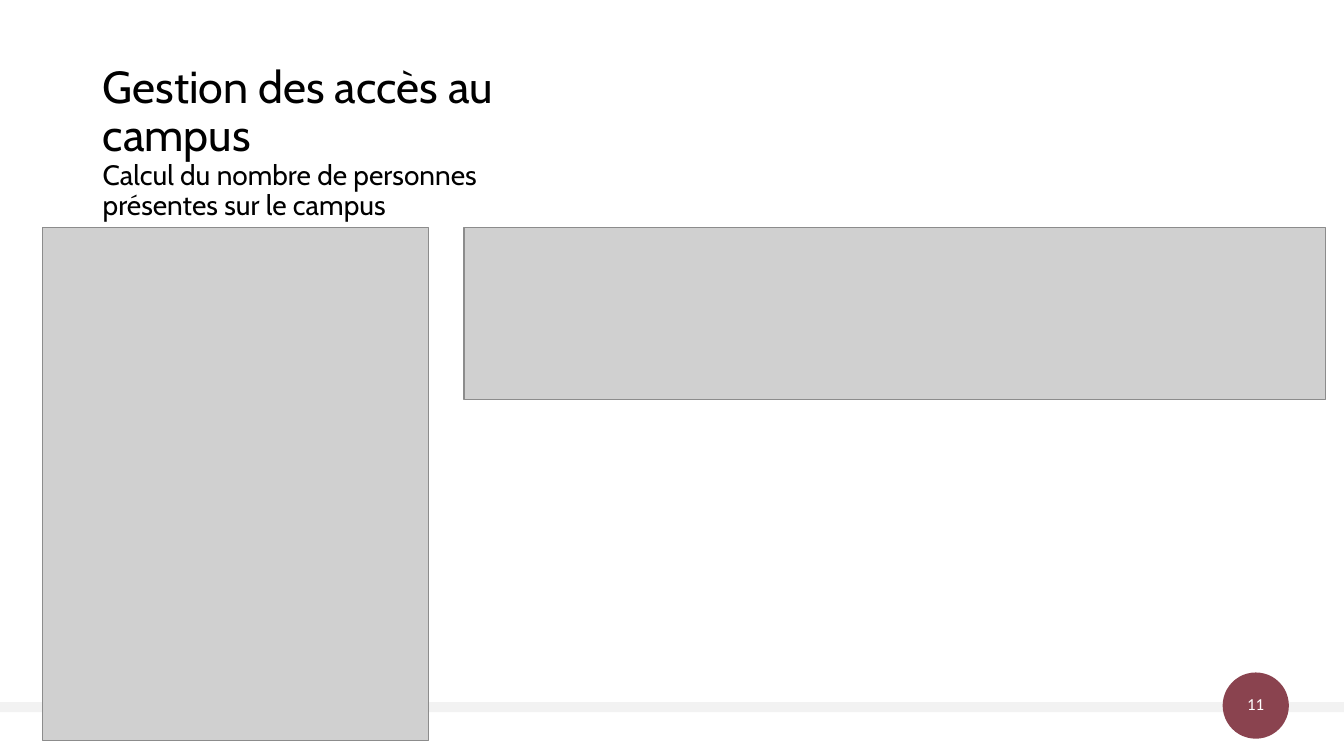
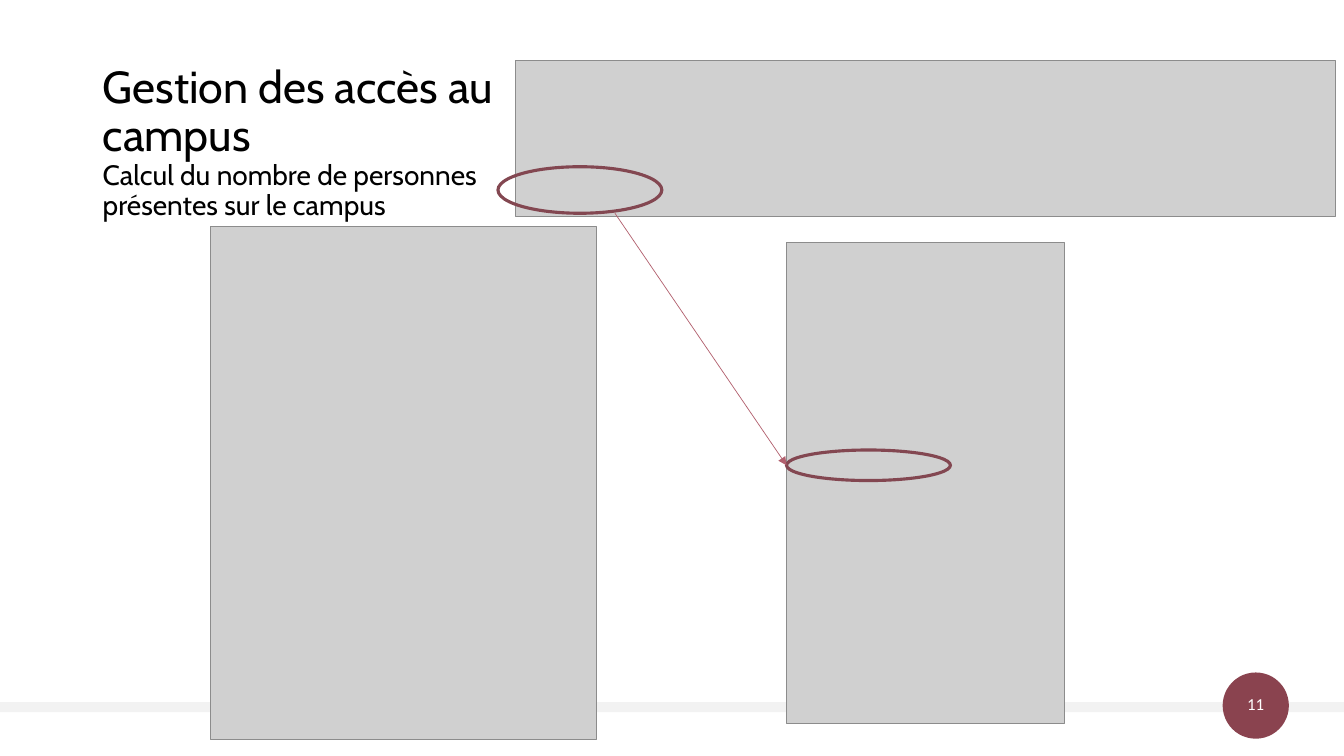
Before and after one commit to AlexandreSaxemard/GestionAccesBatiment, a slide deck: slide 11 of Docs/Gestion des accès au bâtiment.pptx. Drawn at 1344x756 pixels with LibreOffice and Linux fonts; fonts in the diff are those of the drawing; grey boxes stand for pictures. Boxes give left, top, right and bottom in pixels: in the first picture for what was removed or moved away, otherwise in the second. Text is boxed around its words. In the diff, an @@ line names an element or a change of style, - is before the commit and + after.

```diff
--- a/Docs/Gestion des accès au bâtiment.pptx
+++ b/Docs/Gestion des accès au bâtiment.pptx
@@ picture added at [515, 60, 1336, 216] @@
@@ ellipse added at [498, 166, 662, 213], outline #844751 2.25 pt @@
@@ picture: place and size @@
-picture at [42, 228, 429, 740]
+picture at [211, 227, 597, 739]
@@ picture removed at [464, 228, 1326, 399] @@
@@ arrow added from (615, 214) to (786, 466), #B2606E 0.5 pt @@
@@ picture added at [786, 243, 1065, 724] @@
@@ ellipse added at [786, 450, 951, 480], outline #844751 2.25 pt @@
```
Also in this commit, not shown: 5 other slides changed.
